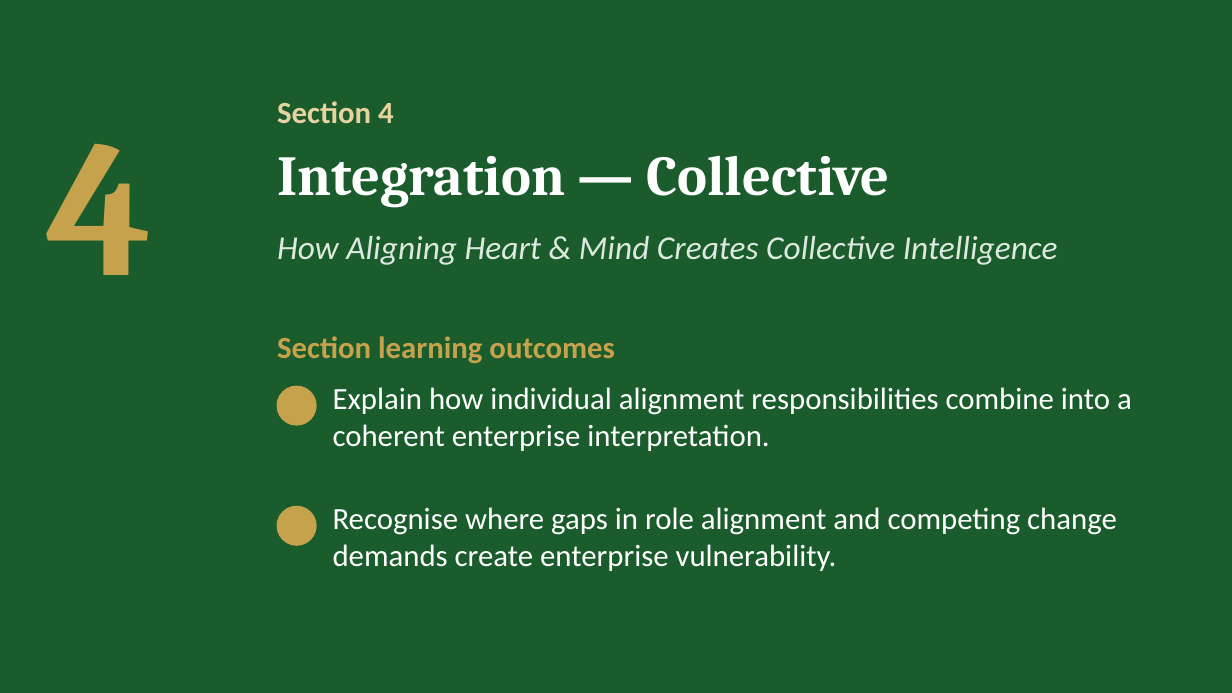
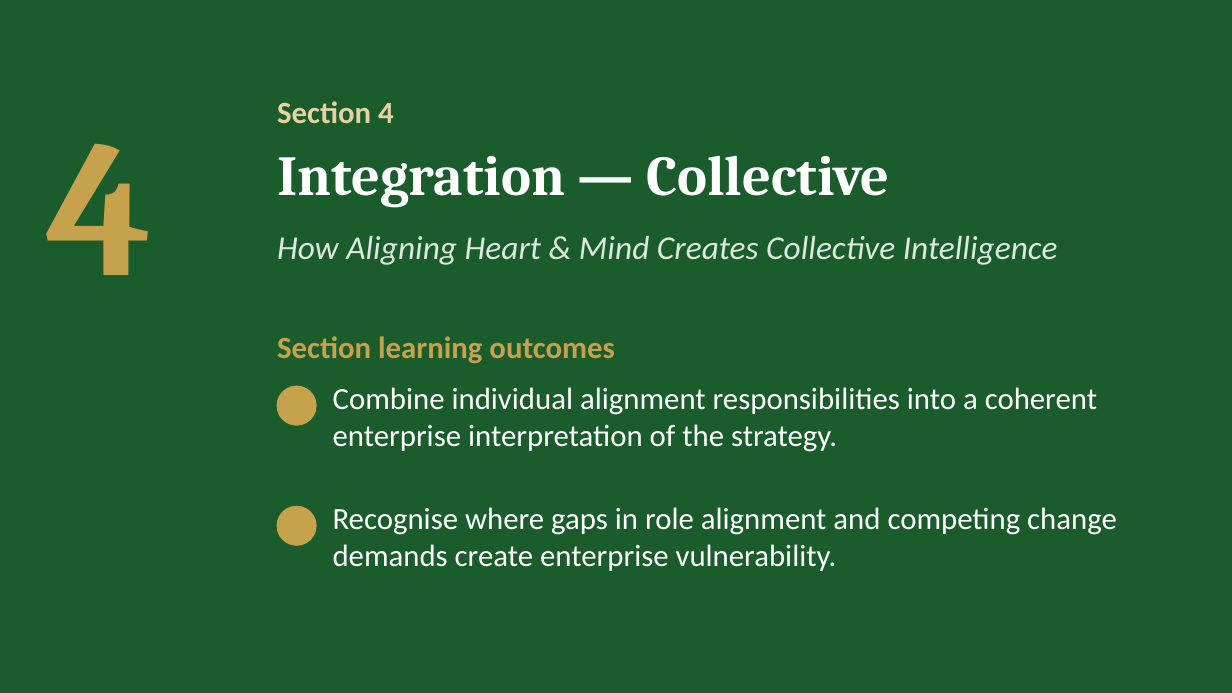
Before and after one commit to IBSL26/ibsl-platform, a slide deck: slide 28 of Unit decks/Unit 05 - Aligning Heart & Mind.pptx. Drawn at 1232x693 pixels with LibreOffice and Linux fonts; fonts in the diff are those of the drawing; background and template pictures are left out. Boxes give left, top, right and bottom in pixels: in the first picture for what was removed or moved away, otherwise in the second. Text is boxed around its words. In the diff, an @@ line names an element or a change of style, - is before the commit and + after.

```diff
--- a/Unit decks/Unit 05 - Aligning Heart & Mind.pptx
+++ b/Unit decks/Unit 05 - Aligning Heart & Mind.pptx
@@ text at <box>333,387,1097,452</box>: text changed @@
-Explain how individual alignment responsibilities combine into a coherent enterprise interpretation.
+Combine individual alignment responsibilities into a coherent enterprise interpretation of the strategy.
```
Also in this commit, not shown: 1 other slide changed, 28 other files.
